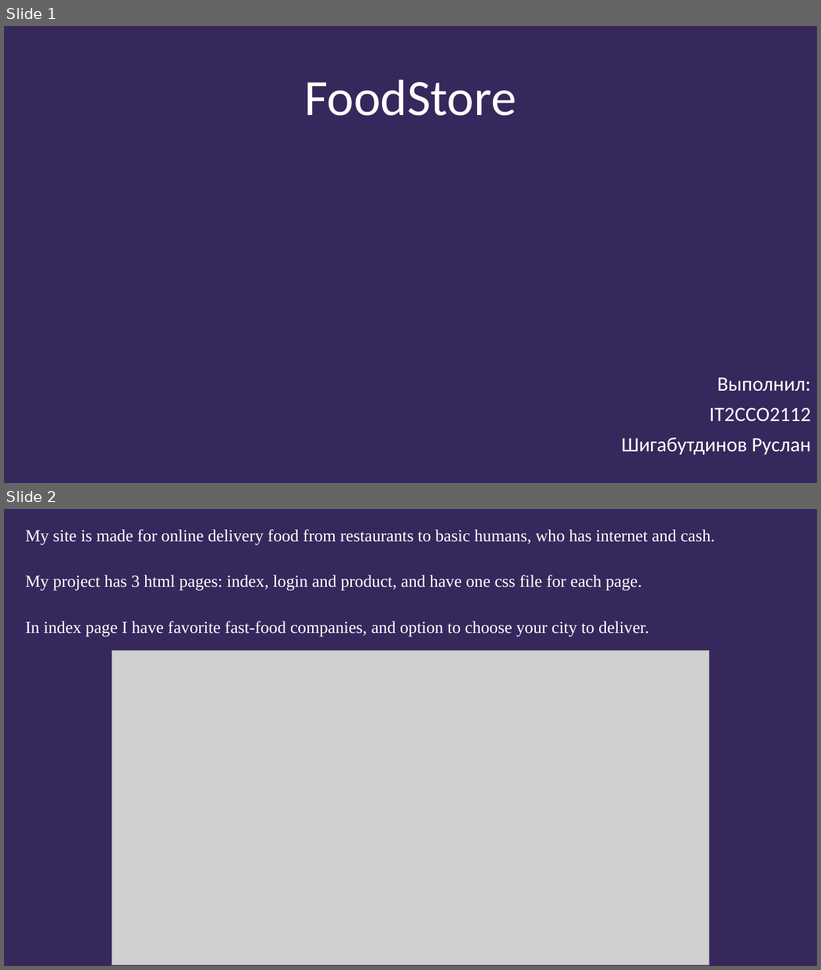
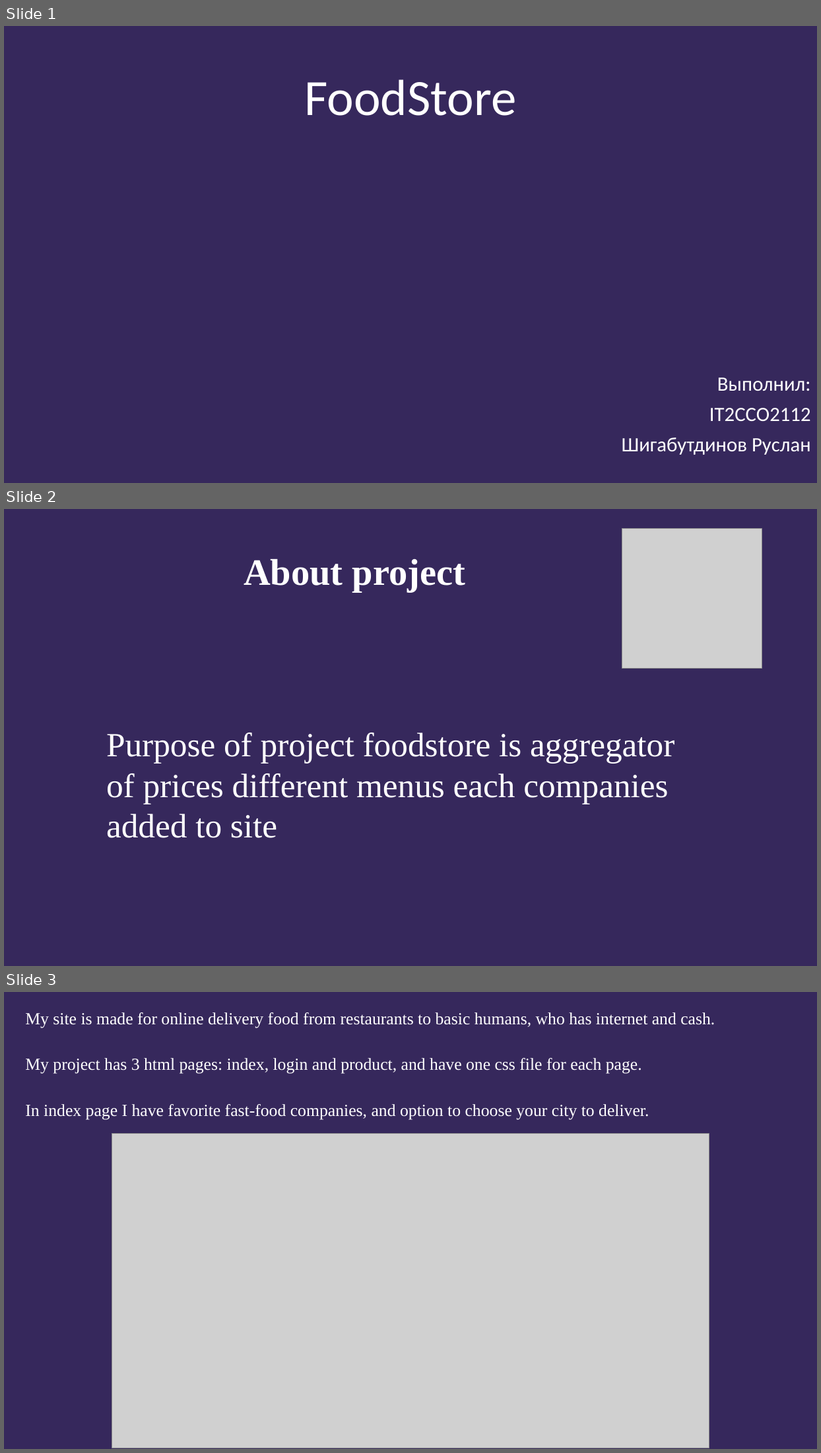
Before and after one commit to SaylerGaming/food-store, a slide deck: FoodStore.pptx. Shown one above the other, each under a label of ours: slides 1 and 2 before the commit, slides 1, 2 and 3 after it. The pictures are 821x970 and 821x1453 pixels, drawn with LibreOffice and Linux fonts; fonts in the diff are those of the drawing; grey boxes stand for pictures. Boxes give left, top, right and bottom in pixels: in the first picture for what was removed or moved away, otherwise in the second. Text is boxed around its words. In the diff, an @@ line names an element or a change of style, - is before the commit and + after.

```diff
--- a/FoodStore.pptx
+++ b/FoodStore.pptx
@@ slide 2 added at bbox=[4, 509, 817, 966], background #36285C @@
@@ picture added at bbox=[622, 529, 762, 668] @@
@@ title added at bbox=[244, 559, 465, 592], 44 pt, text #FFFFFF, bold @@
+About project
@@ text added at bbox=[106, 733, 675, 838], 40 pt, text #FFFFFF @@
+Purpose of project foodstore is aggregator of prices different menus each companies added to site
@@ what was slide 2 is now slide 3 @@
```
Also in this commit, not shown: 7 other files.
